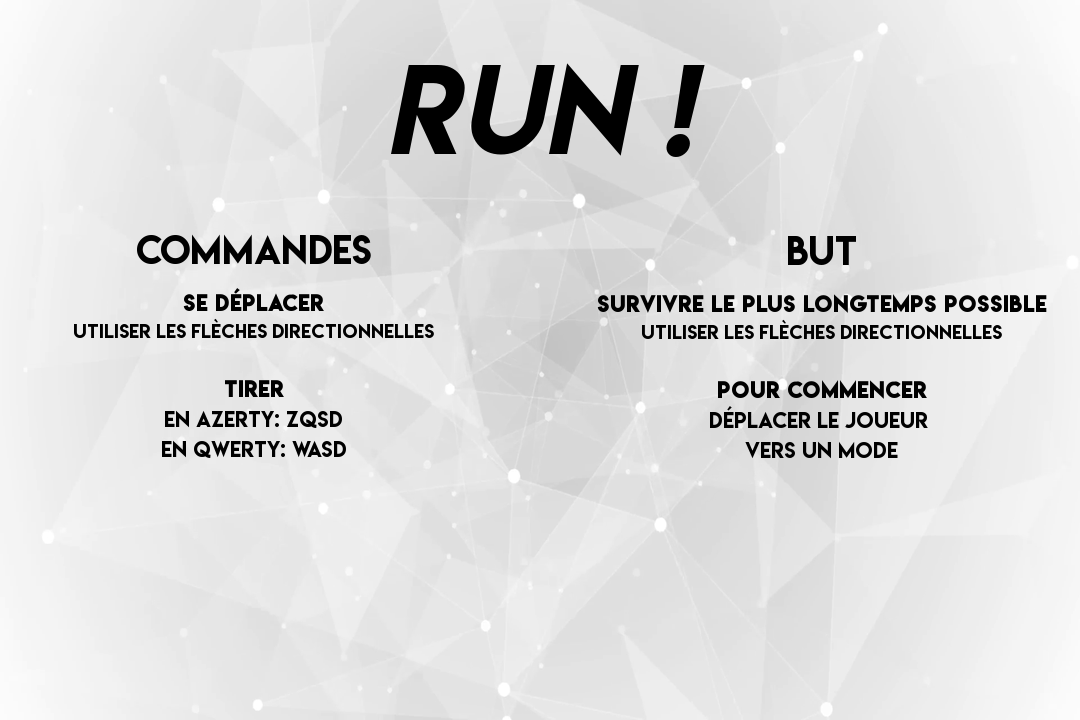
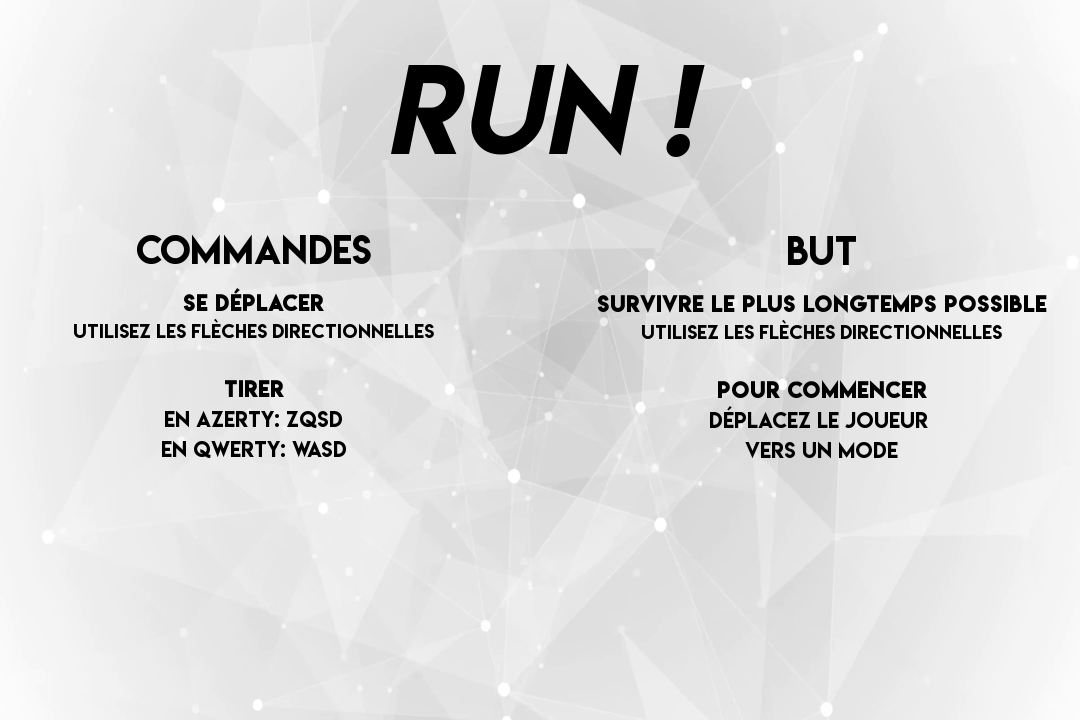
Before/after of a 1080x720 layered artwork. What changed in the layer stack:
painted on "But ..." over [708, 325, 811, 428]
painted on "Commandes ..." over [140, 324, 151, 338]
